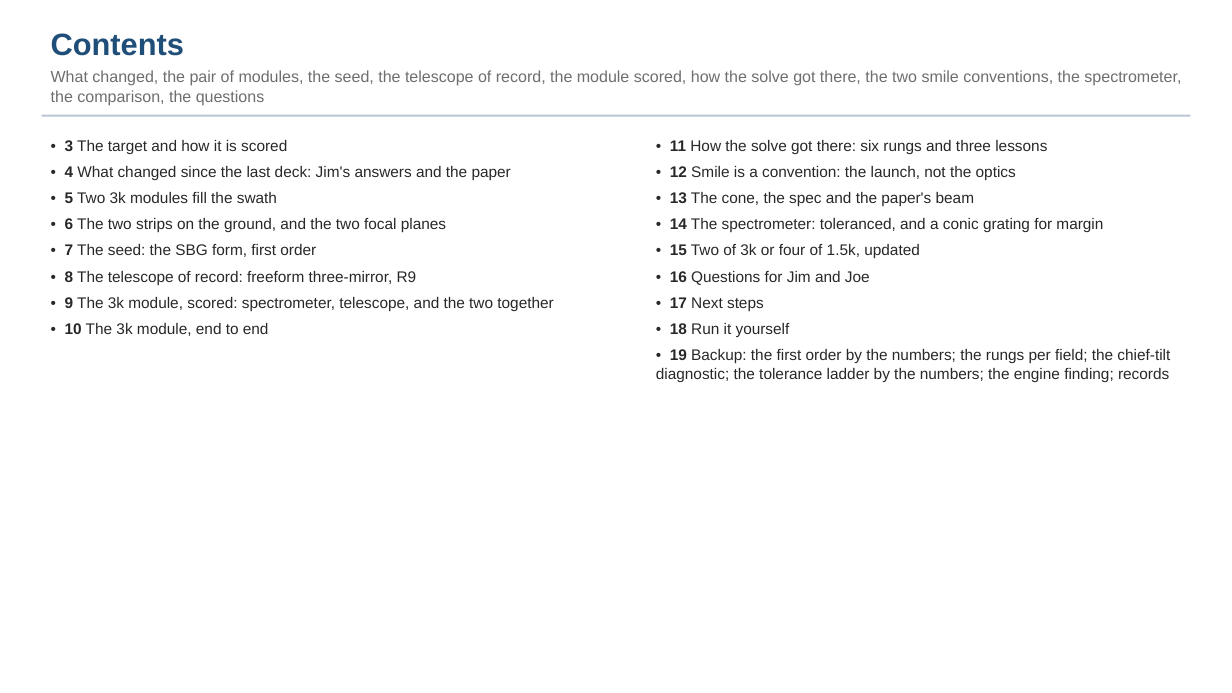
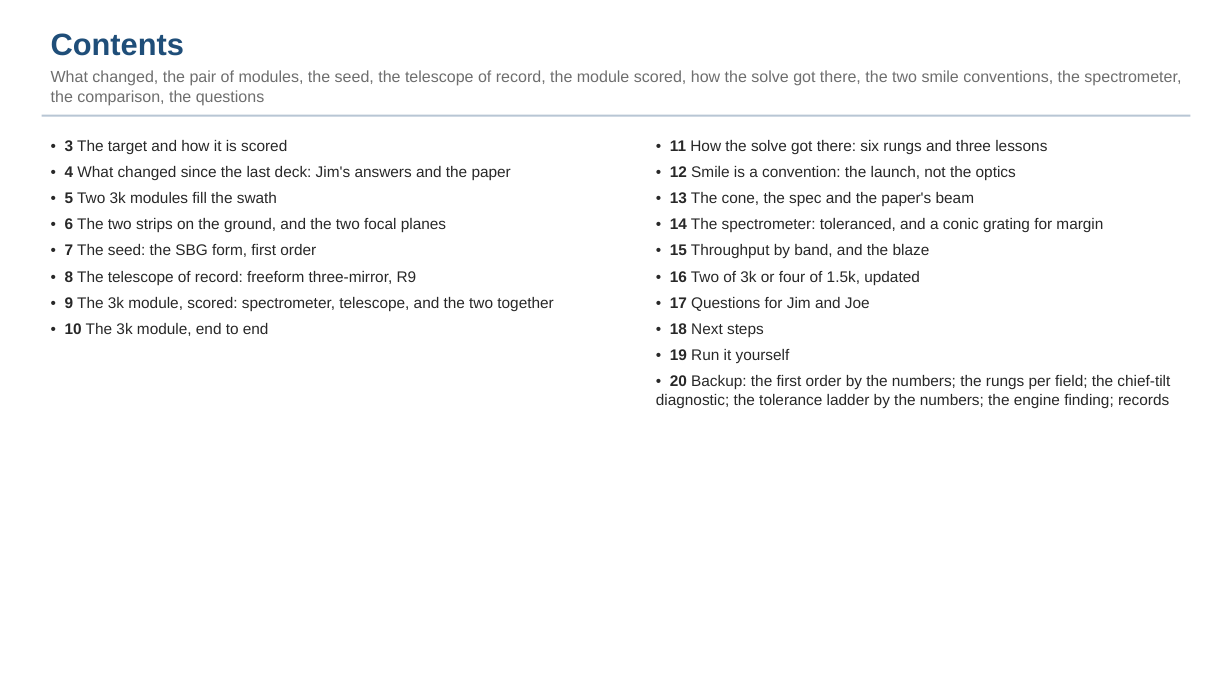
Before and after one commit to nasa-jpl/macos, a slide deck: slide 2 of demo_session/deck_dyson_3k.pptx. Drawn at 1232x693 pixels with LibreOffice and Linux fonts; fonts in the diff are those of the drawing. Boxes give left, top, right and bottom in pixels: in the first picture for what was removed or moved away, otherwise in the second. Text is boxed around its words. In the diff, an @@ line names an element or a change of style, - is before the commit and + after.

```diff
--- a/demo_session/deck_dyson_3k.pptx
+++ b/demo_session/deck_dyson_3k.pptx
@@ text at (656,244,1170,408): text changed @@
-• 15 Two of 3k or four of 1.5k, updated
-• 16 Questions for Jim and Joe
-• 17 Next steps
-• 18 Run it yourself
-• 19 Backup: the first order by the numbers; the rungs per field; the chief-tilt diagnostic; the tolerance ladder by the numbers; the engine finding; records
+• 15 Throughput by band, and the blaze
+• 16 Two of 3k or four of 1.5k, updated
+• 17 Questions for Jim and Joe
+• 18 Next steps
+• 19 Run it yourself
+• 20 Backup: the first order by the numbers; the rungs per field; the chief-tilt diagnostic; the tolerance ladder by the numbers; the engine finding; records
```
Also in this commit, not shown: 4 other slides changed, 1 slide added, 1 other file.
